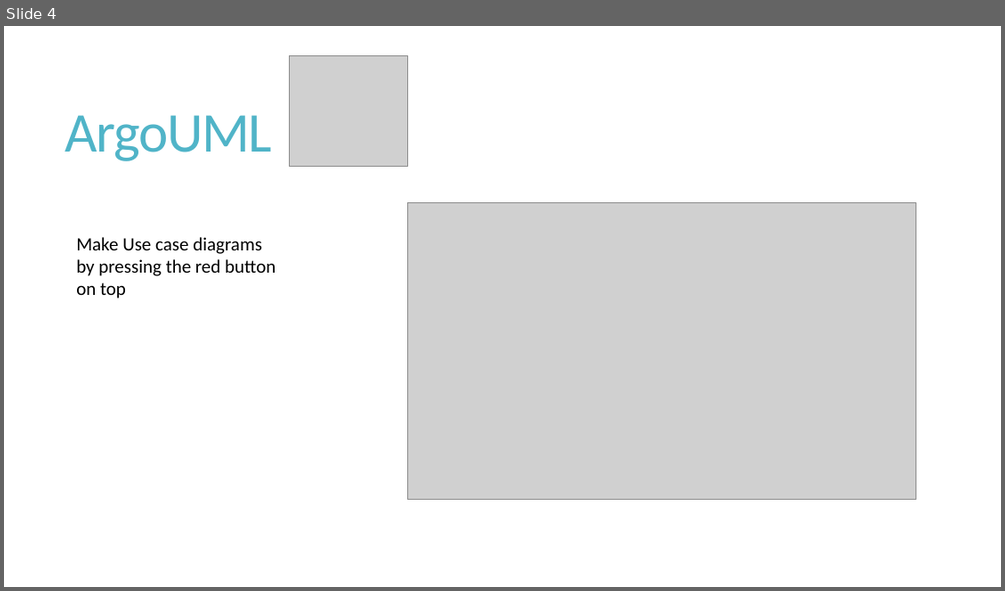
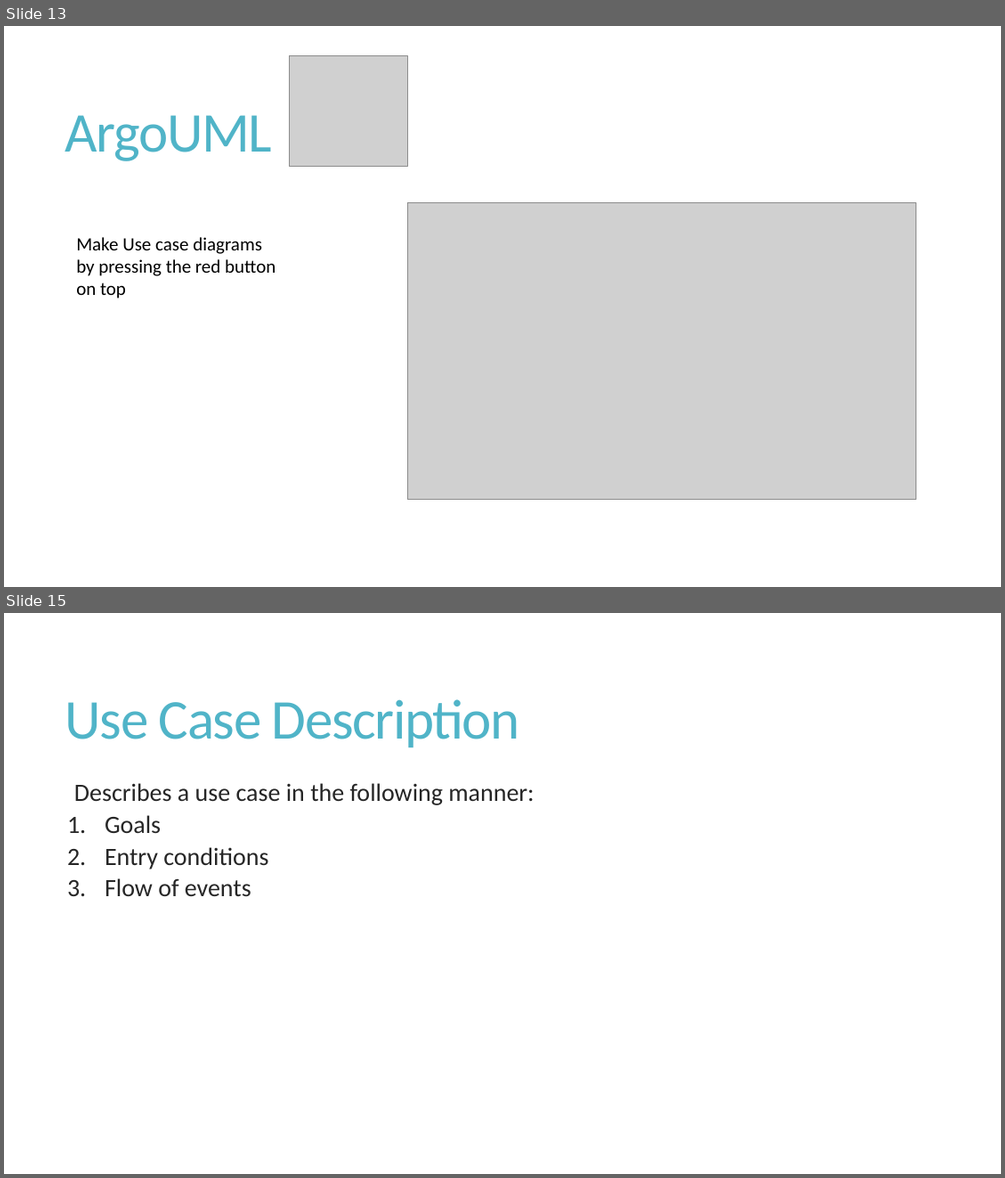
Before and after one commit to shabbir-hussain/ecse321tutW15, a slide deck: 04-RequirementsCont.pptx. Shown one above the other, each under a label of ours: slide 4 before the commit, slides 13 and 15 after it; the slides between them are not shown. The pictures are 1005x591 and 1005x1178 pixels, drawn with LibreOffice and Linux fonts; fonts in the diff are those of the drawing; grey boxes stand for pictures. Boxes give left, top, right and bottom in pixels: in the first picture for what was removed or moved away, otherwise in the second. Text is boxed around its words. In the diff, an @@ line names an element or a change of style, - is before the commit and + after.

```diff
--- a/04-RequirementsCont.pptx
+++ b/04-RequirementsCont.pptx
@@ slide 15 added at (4, 613, 1001, 1174), background #FFFFFF @@
@@ title added at (65, 699, 520, 747), 54 pt, text #50B4C8 @@
+Use Case Description
@@ text added at (74, 783, 534, 896), 24 pt, text #262626 @@
+  Describes a use case in the following manner:
+  1. Goals
+  2. Entry conditions
+  3. Flow of events
@@ what was slide 4 is now slide 13 @@
```
Also in this commit, not shown: 4 slides changed, 15 other slides added.
